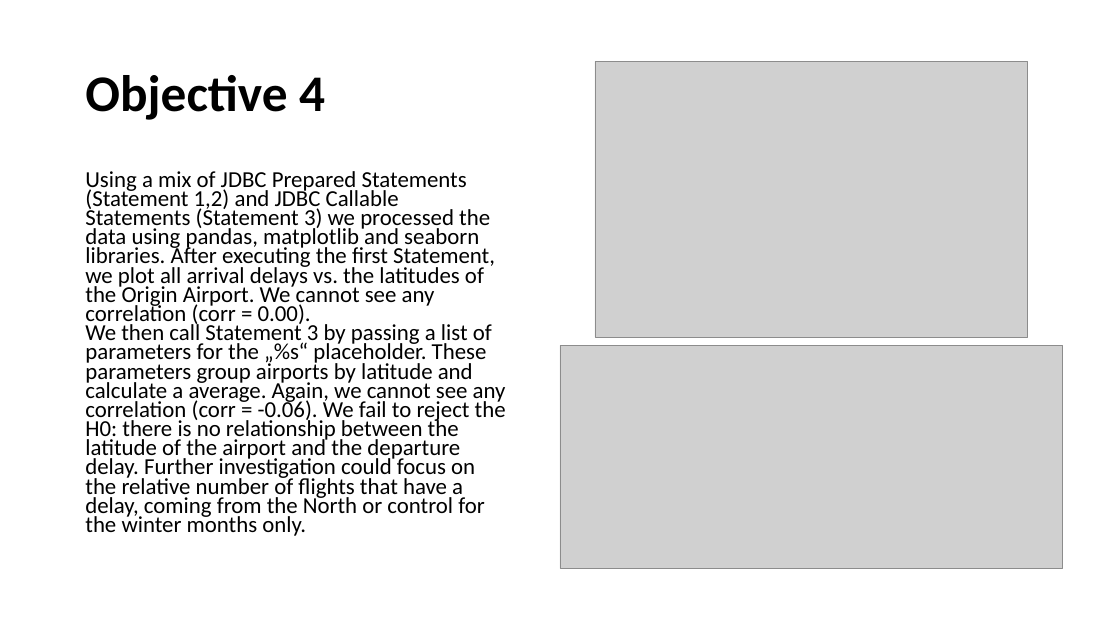
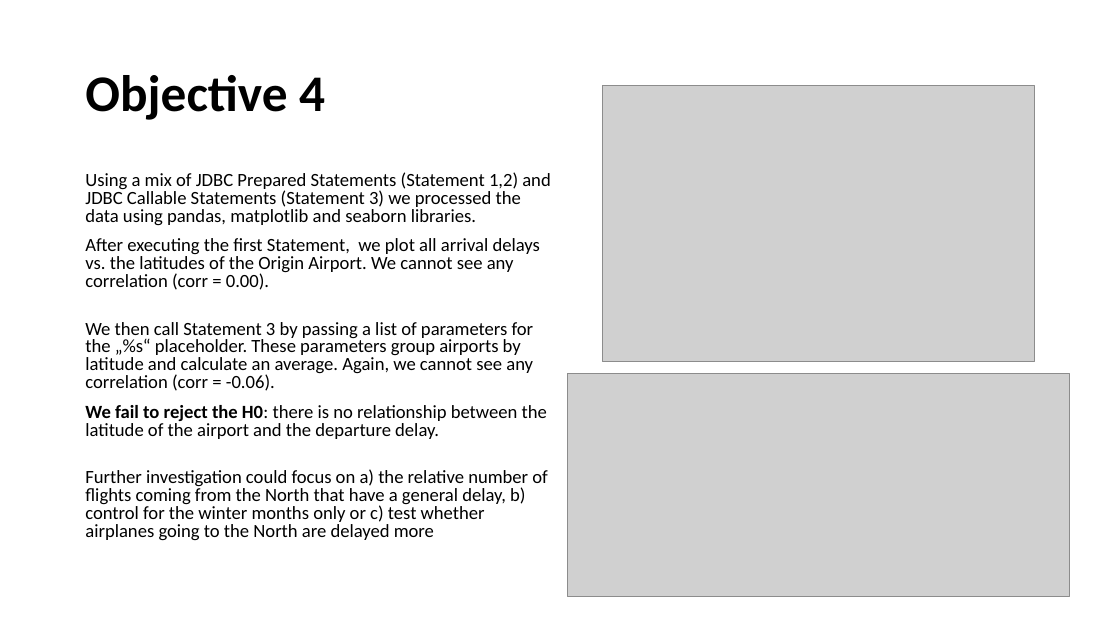
Before and after one commit to Rennacker54/Databases_Group-U, a slide deck: slide 5 of DBProject_Group U.pptx. Drawn at 1120x630 pixels with LibreOffice and Linux fonts; fonts in the diff are those of the drawing; grey boxes stand for pictures. Boxes give left, top, right and bottom in pixels: in the first picture for what was removed or moved away, otherwise in the second. Text is boxed around its words. In the diff, an @@ line names an element or a change of style, - is before the commit and + after.

```diff
--- a/DBProject_Group U.pptx
+++ b/DBProject_Group U.pptx
@@ picture: place and size @@
-picture at <box>595,61,1028,337</box>
+picture at <box>602,86,1035,361</box>
@@ text at <box>85,172,550,541</box>: text changed; size 19.6 to 16 pt @@
-Using a mix of JDBC Prepared Statements (Statement 1,2) and JDBC Callable Statements (Statement 3) we processed the data using pandas, matplotlib and seaborn libraries. After executing the first Statement, we plot all arrival delays vs. the latitudes of the Origin Airport. We cannot see any correlation (corr = 0.00).
-We then call Statement 3 by passing a list of parameters for the „%s“ placeholder. These parameters group airports by latitude and calculate a average. Again, we cannot see any correlation (corr = -0.06). We fail to reject the H0: there is no relationship between the latitude of the airport and the departure delay. Further investigation could focus on the relative number of flights that have a delay, coming from the North or control for the winter months only.
+Using a mix of JDBC Prepared Statements (Statement 1,2) and JDBC Callable Statements (Statement 3) we processed the data using pandas, matplotlib and seaborn libraries.
+After executing the first Statement, we plot all arrival delays vs. the latitudes of the Origin Airport. We cannot see any correlation (corr = 0.00).
+We then call Statement 3 by passing a list of parameters for the „%s“ placeholder. These parameters group airports by latitude and calculate an average. Again, we cannot see any correlation (corr = -0.06).
+We fail to reject the H0: there is no relationship between the latitude of the airport and the departure delay.
+Further investigation could focus on a) the relative number of flights coming from the North that have a general delay, b) control for the winter months only or c) test whether airplanes going to the North are delayed more
@@ picture: place and size @@
-picture at <box>560,345,1063,569</box>
+picture at <box>567,373,1070,597</box>
```
Also in this commit, not shown: 4 other slides changed, 1 slide removed, 2 other files.
